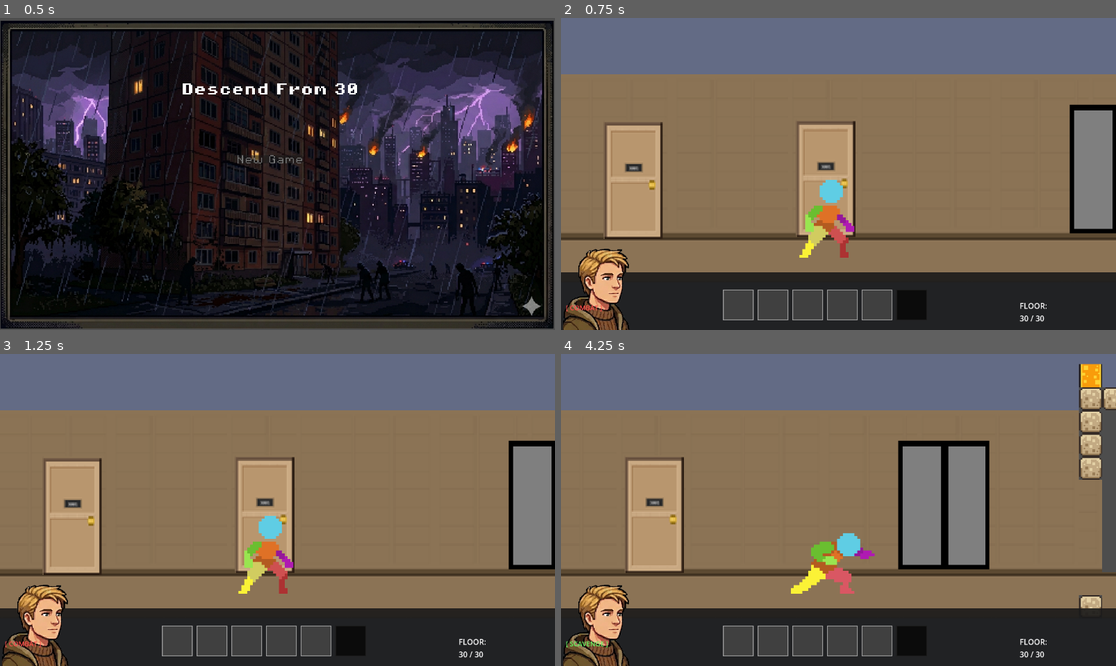
Above: before the commit, frames 1-4 (two rows, left to right).
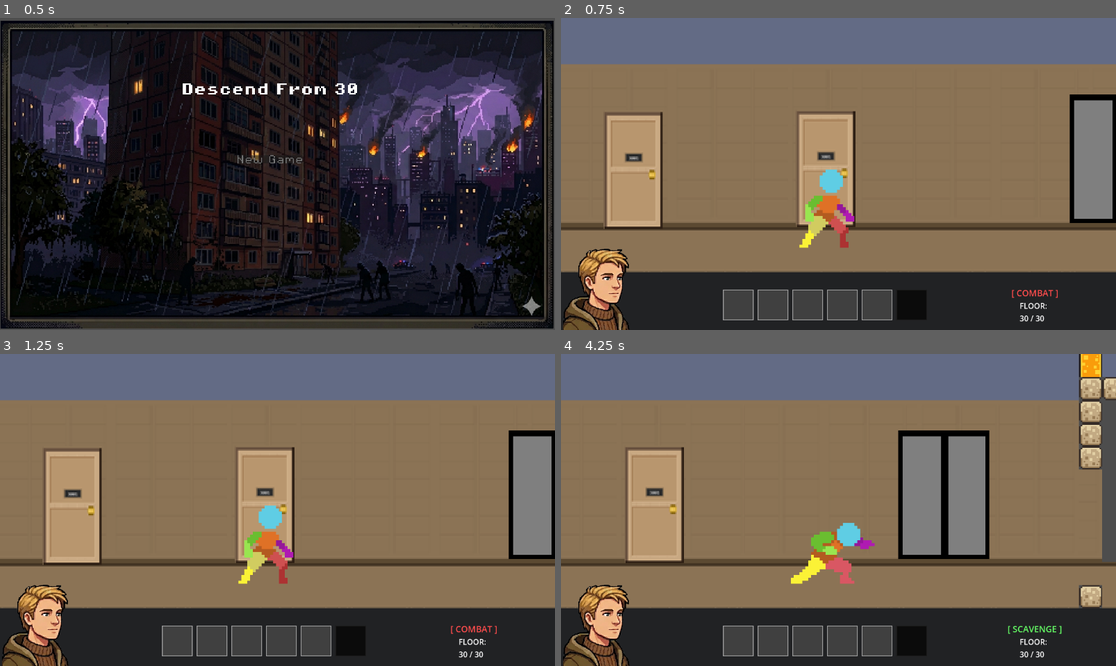
Above: after the commit, the same moments.

Repository: AdenHogan/descend-from-30
Game: Godot game, scene res://scenes/title_screen.tscn
Two runs of this game, one before a commit and one after it. Both use one fixed random seed, a clock stepped at 60 frames per second and the inputs below.
Inputs (mouse positions are in pixels of both pictures, inside the frame that each line leads up to):
- Up to frame 1 (0.5 s): no input
- Up to frame 2 (0.75 s): click (832, 158) at 0.5 s
- Up to frame 3 (1.25 s): no input
- Up to frame 4 (4.25 s): tap Enter at 1.25 s; move the mouse to (960, 494) at 1.27 s; hold Right (move_right) 1.28-2.03 s; tap E (interact) at 1.35, 2.3, 2.85, 3.8 s; click (960, 494) at 1.42 s; move the mouse to (727, 525) at 2.02 s; hold Left (move_left) 2.03-2.78 s; tap C (crouch_toggle) at 2.1 s; move the mouse to (894, 441) at 2.77 s; hold Right (move_right) from 2.78 s (still down); move the mouse to (810, 572) at 3.52 s; tap F (mode_toggle) at 3.6 s; click (810, 572) at 3.67 s

Frame 1 is identical in both runs. In frame 2, 11% of the frame differs, in the area x 0-100%, y 14-95%; in frame 3, 11%; in frame 4, 13%, in the area x 0-100%, y 0-95%.

Commit message:
Updates to loot and HUD
HUD now fully correct with the camera, and scavenge/combat moved to right side

Diff:
--- a/scenes/building_floors.tscn
+++ b/scenes/building_floors.tscn
@@ -402,7 +402,7 @@
 position = Vector2(832, 388)
 
 [node name="Camera2D" type="Camera2D" parent="Player" unique_id=1267748613]
-position = Vector2(6, -26)
+position = Vector2(6, -19)
 zoom = Vector2(3, 3)
 
 [node name="TileMapLayer" type="TileMapLayer" parent="." unique_id=127911818]
--- a/scenes/hallway.tscn
+++ b/scenes/hallway.tscn
@@ -398,7 +398,7 @@
 position = Vector2(832, 388)
 
 [node name="Camera2D" type="Camera2D" parent="Player" unique_id=1267748613]
-position = Vector2(6, -26)
+position = Vector2(6, -19)
 zoom = Vector2(3, 3)
 
 [node name="TileMapLayer" type="TileMapLayer" parent="." unique_id=127911818]
--- a/scenes/hud.tscn
+++ b/scenes/hud.tscn
@@ -16,14 +16,11 @@
 
 [node name="ColorRect" type="ColorRect" parent="Control" unique_id=1733876200]
 layout_mode = 1
-anchors_preset = 12
-anchor_top = 1.0
+anchors_preset = 15
 anchor_right = 1.0
 anchor_bottom = 1.0
-offset_top = -648.0
-offset_bottom = -568.0
 grow_horizontal = 2
-grow_vertical = 0
+grow_vertical = 2
 color = Color(0.1882353, 0.2, 0.07058824, 1)
 
 [node name="Portrait" type="TextureRect" parent="Control" unique_id=2145080902]
--- a/scenes/lobby.tscn
+++ b/scenes/lobby.tscn
@@ -390,7 +390,7 @@
 position = Vector2(832, 388)
 
 [node name="Camera2D" type="Camera2D" parent="Player" unique_id=1267748613]
-position = Vector2(6, -26)
+position = Vector2(6, -19)
 zoom = Vector2(3, 3)
 
 [node name="TileMapLayer" type="TileMapLayer" parent="." unique_id=127911818]
--- a/scenes/room.tscn
+++ b/scenes/room.tscn
@@ -398,7 +398,7 @@
 position = Vector2(700, 321)
 
 [node name="Camera2D" type="Camera2D" parent="Player" unique_id=1267118944]
-position = Vector2(6, -26)
+position = Vector2(6, -19)
 zoom = Vector2(3, 3)
 
 [node name="TileMapLayer" type="TileMapLayer" parent="." unique_id=513596650]
--- a/scripts/hud.gd
+++ b/scripts/hud.gd
@@ -40,13 +40,14 @@
 	refresh_inventory()
 
 func _layout() -> void:
-	color_rect.position = Vector2(0, SCREEN_H - BAR_H - 40)
-	color_rect.size = Vector2(SCREEN_W, BAR_H + 40)
+	color_rect.set_anchor_and_offset(SIDE_TOP, 0, SCREEN_H - BAR_H - 40)
+	color_rect.set_anchor_and_offset(SIDE_BOTTOM, 0, SCREEN_H)
+	color_rect.set_anchor_and_offset(SIDE_LEFT, 0, 0)
+	color_rect.set_anchor_and_offset(SIDE_RIGHT, 0, SCREEN_W)
 	color_rect.color = Color(0.1, 0.1, 0.1, 0.9)
 
-	floor_label.position = Vector2(65, SCREEN_H - BAR_H + 18)
+	floor_label.position = Vector2(SCREEN_W - 200, SCREEN_H - BAR_H + 18)
 	floor_label.size = Vector2(100, 50)
-	floor_label.position = Vector2(SCREEN_W - 200, SCREEN_H - BAR_H + 18)
 
 	hbox.position = Vector2(SCREEN_W - (SLOT_SIZE + 8) * 6, SCREEN_H - BAR_H + 8)
 	hbox.add_theme_constant_override("separation", 8)
@@ -59,9 +60,10 @@
 
 func _create_mode_label() -> void:
 	mode_label = Label.new()
-	mode_label.add_theme_font_size_override("font_size", 14)
-	mode_label.position = Vector2(10, SCREEN_H - BAR_H + 24)
-	mode_label.size = Vector2(160, 40)
+	mode_label.add_theme_font_size_override("font_size", 18)
+	mode_label.position = Vector2(SCREEN_W - 258, SCREEN_H - BAR_H - 10)
+	mode_label.size = Vector2(180, 40)
+	mode_label.horizontal_alignment = HORIZONTAL_ALIGNMENT_CENTER
 	$Control.add_child(mode_label)
 
 func _create_slot_icons() -> void:
